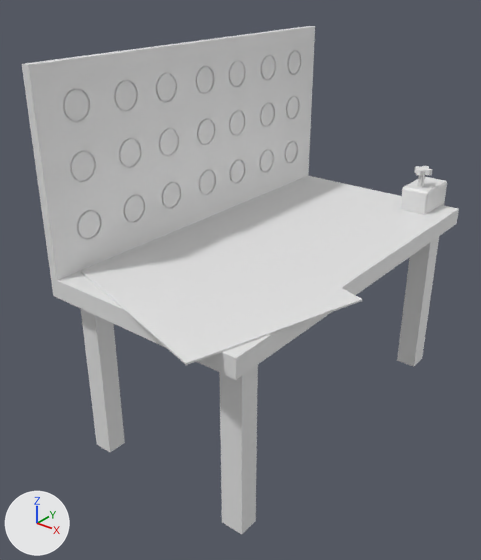
A saved change to the FBX model Assets/Blender Exports/extra environment/workbench.fbx.
The view is the same before and after, from a 50 mm camera at (3.4, -4.85, 4.21) aimed at (-0.13, -0.44, 1.47). The lights are fixed; the arrows at lower left show +X, +Y and +Z. Where no turn or scale is listed for an object, it has been applied to the vertices.

Before the edit, the objects in view are built like this:
```python
me_cube_001 = bpy.data.meshes.new('Cube.001')
me_cube_001.from_pydata(...)  # 2230 vertices, 1593 faces; spans x -1.03..1.25, y -2.16..2.0, z -1.75..1.81
ob_cube = bpy.data.objects.new('Cube', me_cube_001)
ob_cube.location = (0.0, 0.0, 1.694)
```
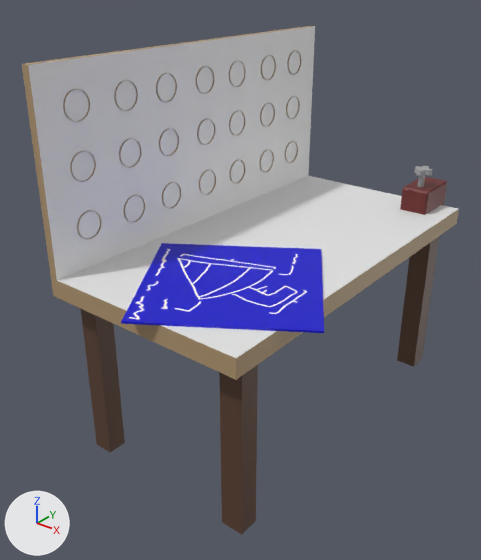
What differs and where, as boxes (x1, y1, x2, y2) in the pictures (481 x 560 px):
part 1 of me_cube_001, rebuilt (28% narrower, 33% shorter): before (80, 231, 362, 365); after (121, 243, 324, 333)
part 2 of me_cube_001, recoloured (white to brown): (400, 177, 447, 215) in both
part 3 of me_cube_001, recoloured (grey to brown): (22, 26, 459, 380) in both
part 4 of me_cube_001, recoloured (grey to brown): (81, 237, 439, 534) in both
part 5 of me_cube_001, recoloured: (414, 166, 432, 187) in both

The change in detail:
Picture 'Blueprint Base Color.png' (img_blueprint_base_color_png) is new.
Material 'WhiteWood' (mat_whitewood) is new.
Its base color is (0.8, 0.8, 0.8) (white #e7e7e7).
Material 'Blueprint' (mat_blueprint) is new.
Its texture is img_blueprint_base_color_png (with its transparency).
Material 'WorkbenchBack' (mat_workbenchback) is new.
Its base color is (0.438, 0.305, 0.166) (brown #b19671).
Material 'Metal' (mat_metal) is new.
Its base color is (0.363, 0.363, 0.363) (grey #a2a2a2).
Material 'Clamp' (mat_clamp) is new.
Its base color is (0.135, 0.0157, 0.0132) (dark red #67221e).
Material 'TableLegs' (mat_tablelegs) is new.
Its base color is (0.102, 0.0494, 0.0282) (brown #5a3f2f).
me_cube_001 is used by ob_cube; location (0.0, 0.0, 1.694).
me_cube_001 had 2230 vertices, 1593 faces and spanned x -1.03..1.25, y -2.16..2.0, z -1.75..1.81.
me_cube_001 now has 2231 vertices, 1593 faces and spans x -1.03..1.28, y -2.05..2.0, z -1.75..1.81.
me_cube_001 part 1: the loose piece of 8 vertices spanning x -0.9..1.25, y -2.16..-0.13, z 0.09..0.1 is rebuilt with 8 vertices and now spans x -0.77..1.28, y -2.05..0.01, z 0.09..0.1, in mat_blueprint (picture img_blueprint_base_color_png).
me_cube_001 part 2: 56 faces spanning x 0.51..0.8, y 1.48..2.0, z -0.19..0.33 switch from no material to mat_clamp (dark red #67221e).
me_cube_001 part 3: 1393 faces spanning x -1.03..1.0, y -1.89..1.89, z -0.09..1.81 switch from no material to mat_workbenchback (brown #b19671).
me_cube_001 part 4: 20 faces spanning x -0.9..0.9, y -1.7..1.7, z -1.75..-0.09 switch from no material to mat_tablelegs (brown #5a3f2f).
me_cube_001 part 5: 106 faces spanning x 0.57..0.76, y 1.53..1.72, z 0.32..0.53 switch from no material to mat_metal (grey #a2a2a2).
me_cube_001 now uses material mat_whitewood (white #e7e7e7).
me_cube_001 now uses material mat_blueprint (picture img_blueprint_base_color_png).
